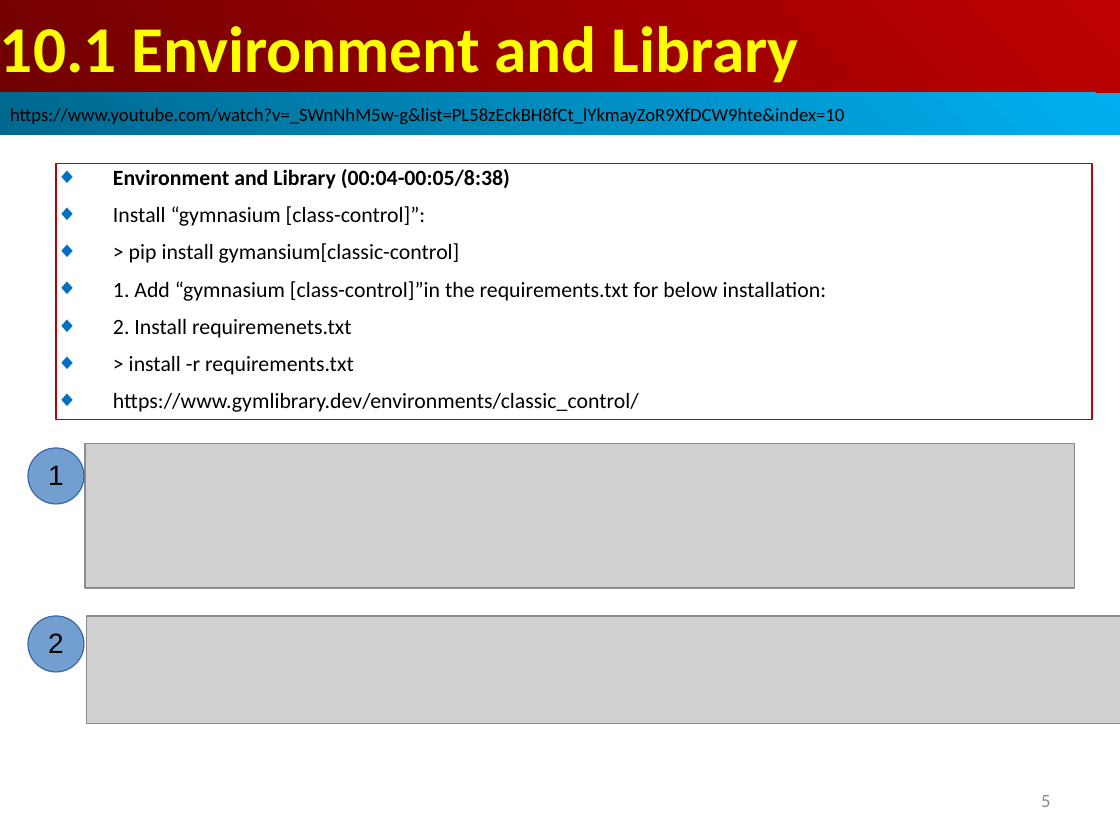
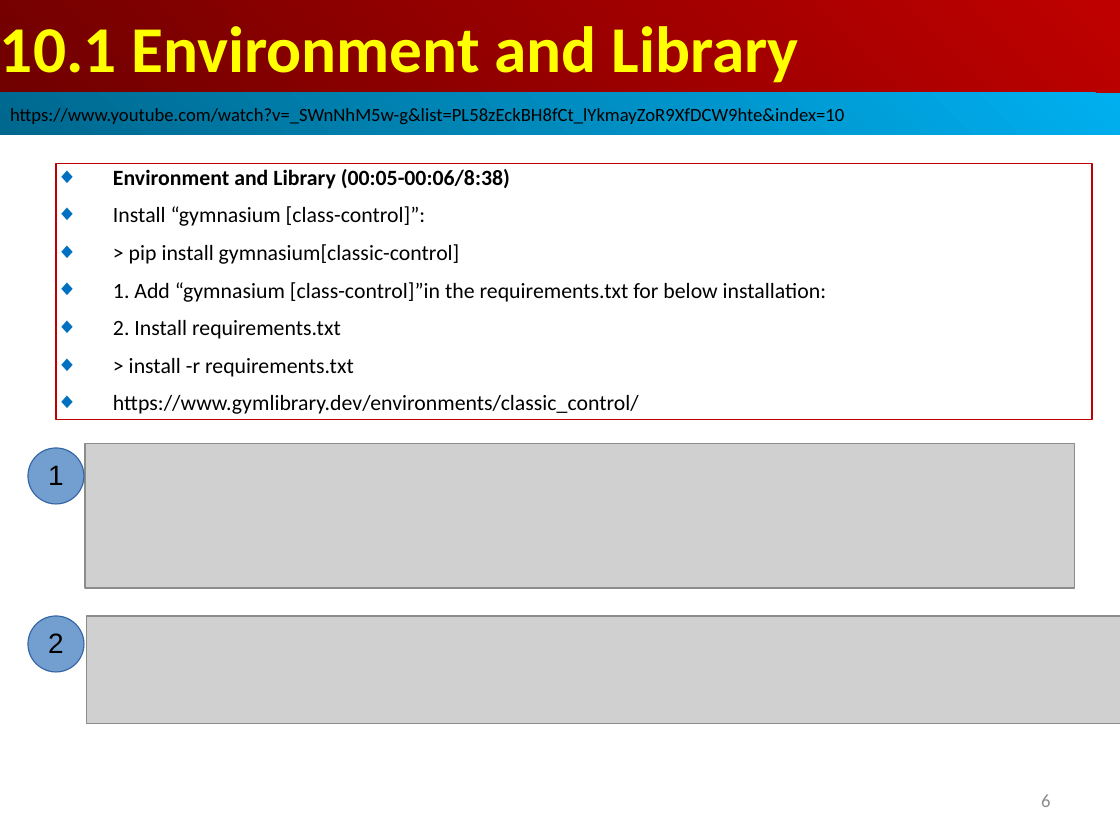
Before and after one commit to peterhchen/AIU_CS513_DRL, a slide deck: slide 6 of 000_DRL_JC/010_QL_Train_MC/001_Video/010_QL_Train_MC.ppt (slide 5 before the commit). Drawn at 1120x840 pixels with LibreOffice and Linux fonts; fonts in the diff are those of the drawing; grey boxes stand for pictures. Boxes give left, top, right and bottom in pixels: in the first picture for what was removed or moved away, otherwise in the second. Text is boxed around its words. In the diff, an @@ line names an element or a change of style, - is before the commit and + after.

```diff
--- a/000_DRL_JC/010_QL_Train_MC/001_Video/010_QL_Train_MC.ppt
+++ b/000_DRL_JC/010_QL_Train_MC/001_Video/010_QL_Train_MC.ppt
@@ text in rectangle at (113, 169, 510, 189): text changed @@
-◆ Environment and Library (00:04-00:05/8:38)
+◆ Environment and Library (00:05-00:06/8:38)
@@ text in rectangle at (129, 244, 460, 264): text changed @@
-◆ > pip install gymansium[classic-control]
+◆ > pip install gymnasium[classic-control]
@@ text in rectangle at (113, 320, 341, 339): text changed @@
-◆ 2. Install requiremenets.txt
+◆ 2. Install requirements.txt
@@ page number at (1041, 794, 1050, 807): text changed @@
-5
+6
```
Also in this commit, not shown: 4 other slides changed, 1 slide added.
